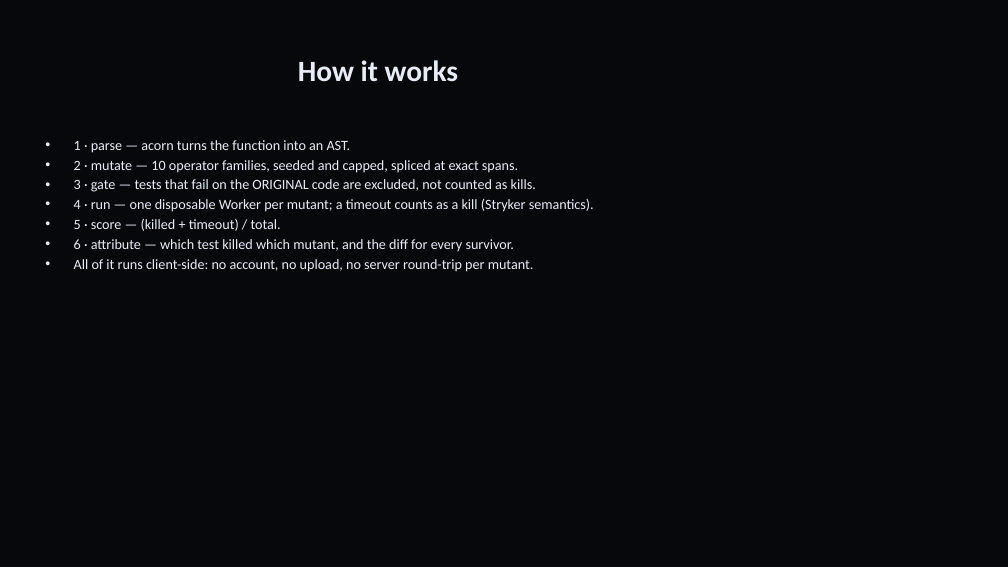
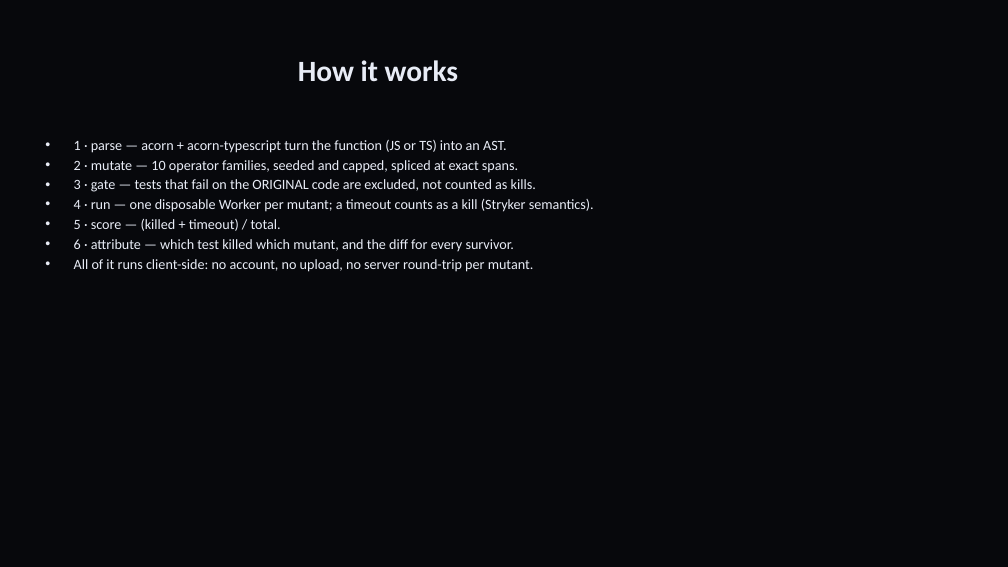
Before and after one commit to sgoel2be24-cyber/mutant, a slide deck: slide 6 of deck/Mutant-HackDevengers2.pptx. Drawn at 1008x567 pixels with LibreOffice and Linux fonts; fonts in the diff are those of the drawing. Boxes give left, top, right and bottom in pixels: in the first picture for what was removed or moved away, otherwise in the second. Text is boxed around its words. In the diff, an @@ line names an element or a change of style, - is before the commit and + after.

```diff
--- a/deck/Mutant-HackDevengers2.pptx
+++ b/deck/Mutant-HackDevengers2.pptx
@@ text at (74, 140, 507, 153): text changed @@
-• 1 · parse — acorn turns the function into an AST.
+• 1 · parse — acorn + acorn-typescript turn the function (JS or TS) into an AST.
```
Also in this commit, not shown: 1 other slide changed, 1 slide added, 1 other file.
